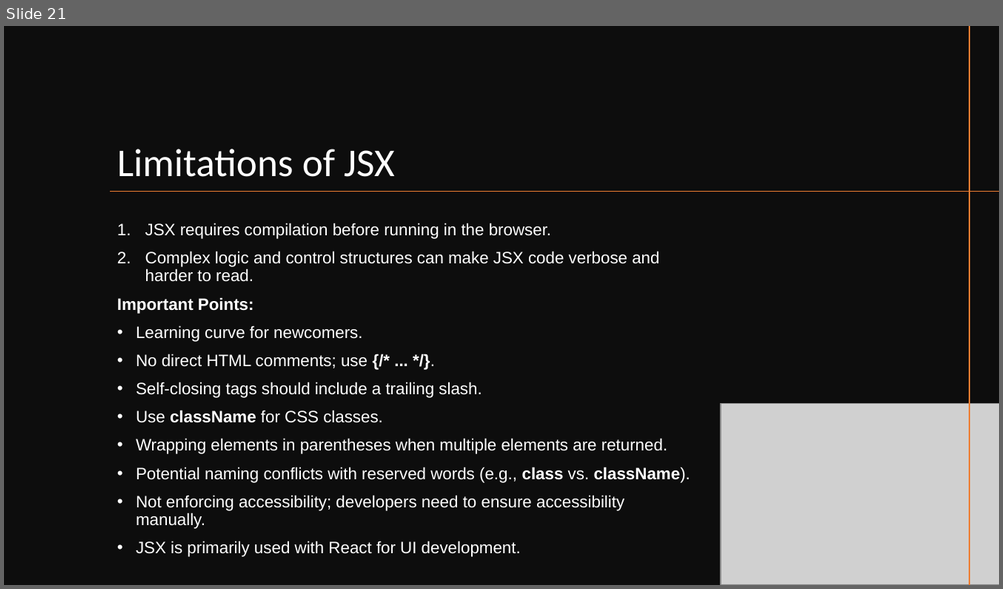
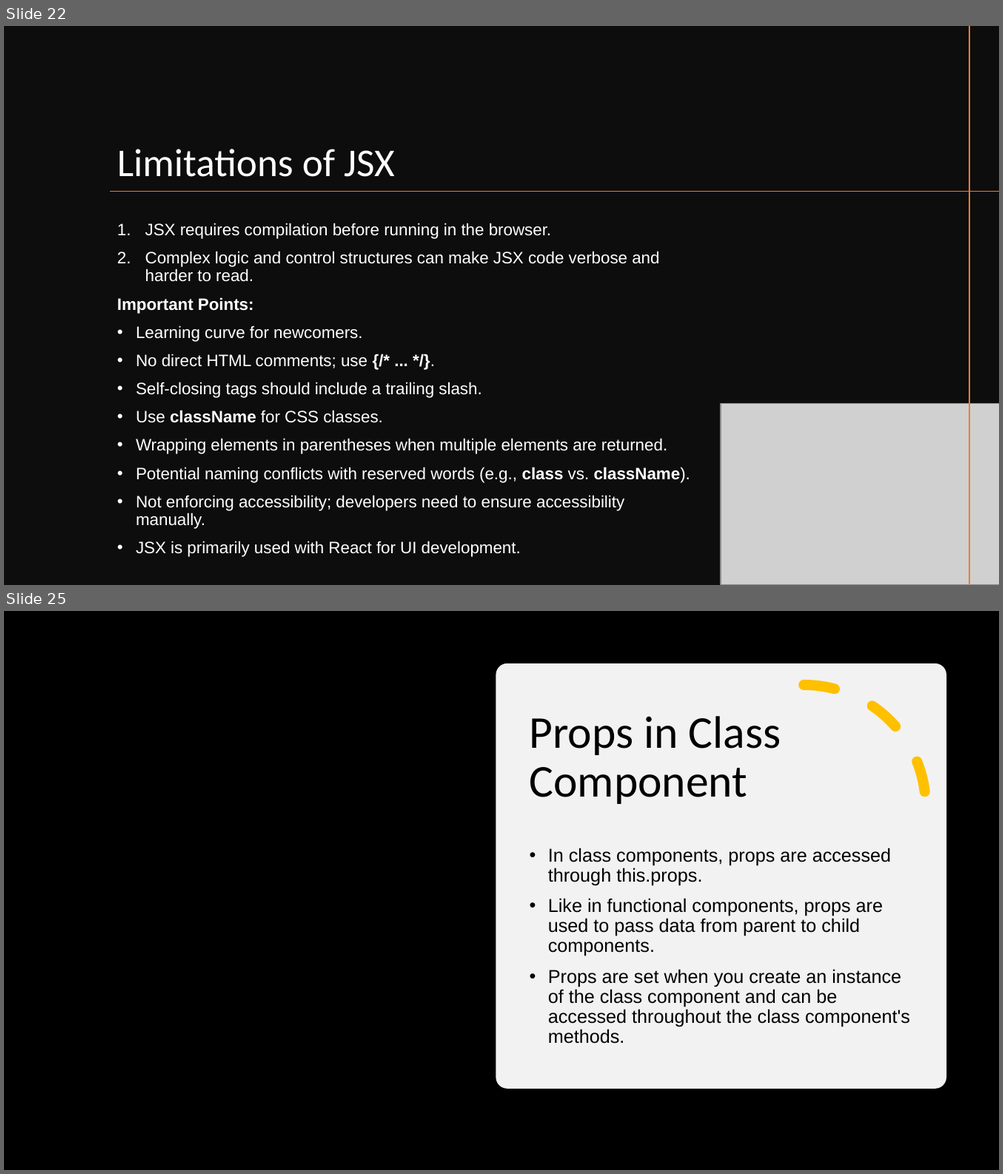
Before and after one commit to SivaPrasannaS/skg, a slide deck: react/study_materials/React.pptx. Shown one above the other, each under a label of ours: slide 21 before the commit, slides 22 and 25 after it; the slides between them are not shown. The pictures are 1003x589 and 1003x1174 pixels, drawn with LibreOffice and Linux fonts; fonts in the diff are those of the drawing; grey boxes stand for pictures; background and template pictures are left out. Boxes give left, top, right and bottom in pixels: in the first picture for what was removed or moved away, otherwise in the second. Text is boxed around its words. In the diff, an @@ line names an element or a change of style, - is before the commit and + after.

```diff
--- a/react/study_materials/React.pptx
+++ b/react/study_materials/React.pptx
@@ slide 25 added at [4,611,999,1170], background picture (left out) @@
@@ rectangle added at [4,611,999,1170], fill #000000 @@
@@ rounded rectangle added at [495,664,946,1088], fill #FFFFFF at 95% opacity @@
@@ arc (boxed as its full ellipse) added at [681,685,925,929], outline #FFC000 10 pt dashed @@
@@ title added at [529,716,781,804], 44 pt, text #000000 @@
+Props in Class Component
@@ text added at [548,848,910,1044], 18 pt, text #000000 @@
+• In class components, props are accessed through this.props.
+• Like in functional components, props are used to pass data from parent to child components.
+• Props are set when you create an instance of the class component and can be accessed throughout the class component's methods.
@@ what was slide 21 is now slide 22 @@
```
Also in this commit, not shown: 6 slides changed, 8 other slides added, 4 other files.
